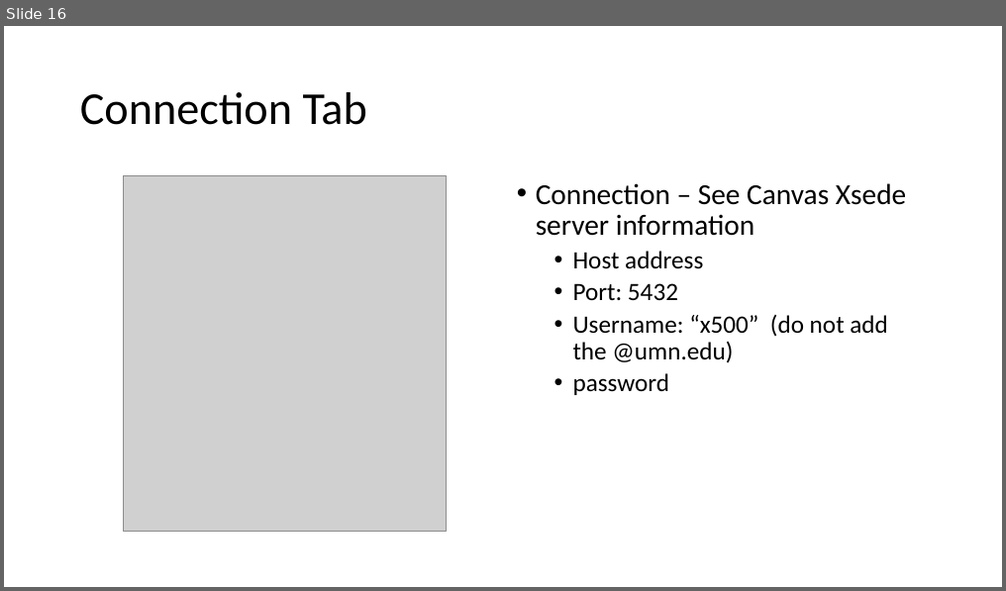
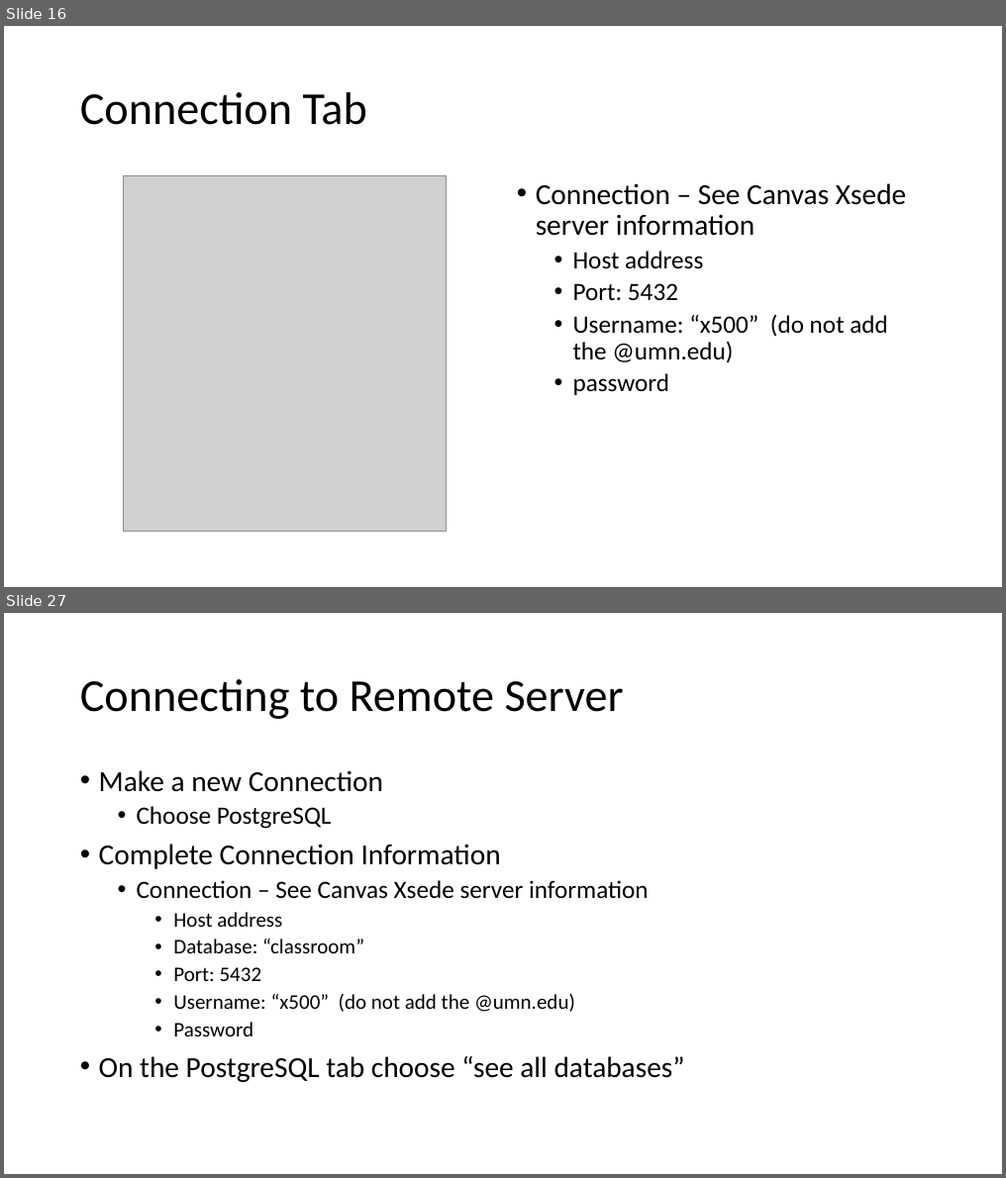
Before and after one commit to MGIS-UMN/GIS5577_week1, a slide deck: Installing Database Clients.odp. Shown one above the other, each under a label of ours: slide 16 before the commit, slides 16 and 27 after it; the slides between them are not shown. The pictures are 1006x591 and 1006x1178 pixels, drawn with LibreOffice and Linux fonts; fonts in the diff are those of the drawing; grey boxes stand for pictures. Boxes give left, top, right and bottom in pixels: in the first picture for what was removed or moved away, otherwise in the second. Text is boxed around its words. In the diff, an @@ line names an element or a change of style, - is before the commit and + after.

Commit message:
Updated  Database Clients and added a new power point for remote v local computing

```diff
--- a/Installing Database Clients.odp
+++ b/Installing Database Clients.odp
@@ slide 27 added at (4,613,1002,1174), background #FFFFFF @@
@@ title added at (80,679,624,719), 44 pt, text #000000 @@
+Connecting to Remote Server
@@ text added at (99,770,685,1082), 28 pt, text #000000 @@
+• Make a new Connection
+  • Choose PostgreSQL
+• Complete Connection Information
+  • Connection – See Canvas Xsede server information
+    • Host address
+    • Database: “classroom”
+    • Port: 5432
+    • Username: “x500” (do not add the @umn.edu)
+    • Password
+• On the PostgreSQL tab choose “see all databases”
```
Also in this commit, not shown: 17 other slides added, 1 other file.
